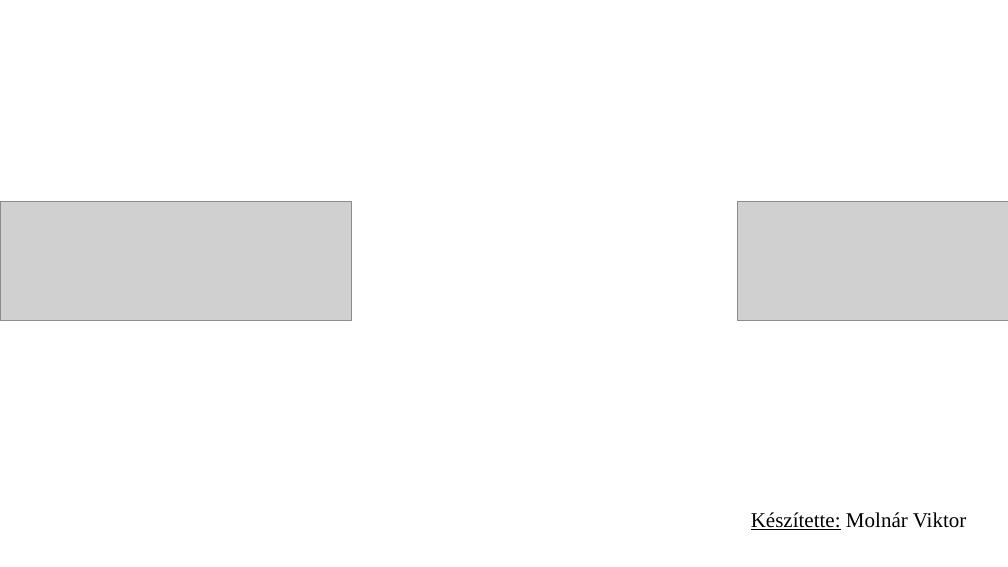
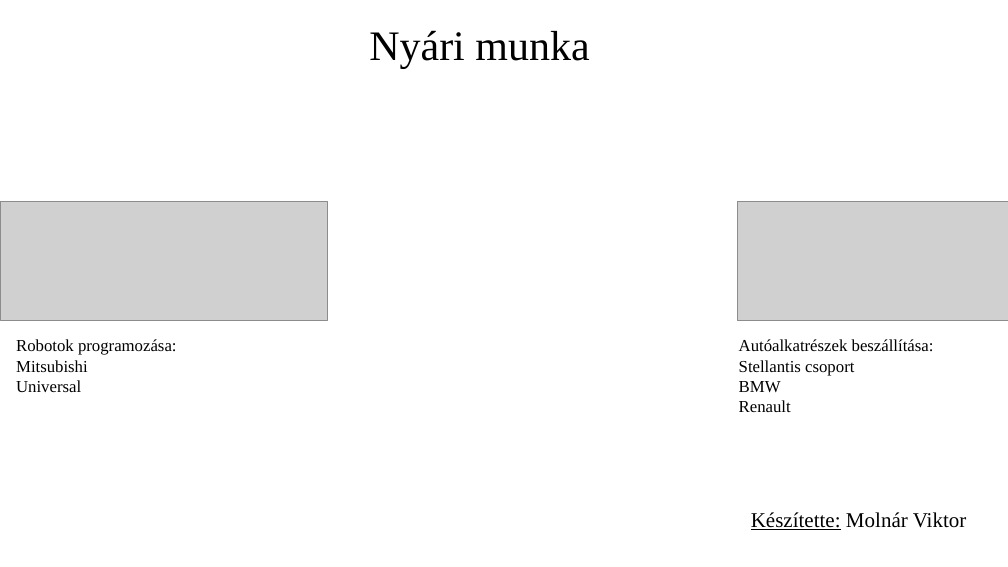
Before and after one commit to Logfer/Hepenix-ppt, a slide deck: slide 1 of Heppenix(Valeo).pptx. Drawn at 1008x567 pixels with LibreOffice and Linux fonts; fonts in the diff are those of the drawing; grey boxes stand for pictures; background and template pictures are left out. Boxes give left, top, right and bottom in pixels: in the first picture for what was removed or moved away, otherwise in the second. Text is boxed around its words. In the diff, an @@ line names an element or a change of style, - is before the commit and + after.

```diff
--- a/Heppenix(Valeo).pptx
+++ b/Heppenix(Valeo).pptx
@@ text added at (x1=369, y1=30, x2=589, y2=69), 40 pt, text #000000 @@
+Nyári munka
@@ picture resized from (x1=0, y1=201, x2=352, y2=320) to (x1=0, y1=201, x2=328, y2=320) @@
@@ text added at (x1=16, y1=339, x2=177, y2=392), 16 pt, text #000000 @@
+Robotok programozása:
+Mitsubishi
+Universal
@@ text added at (x1=739, y1=339, x2=934, y2=412), 16 pt, text #000000 @@
+Autóalkatrészek beszállítása:
+Stellantis csoport
+BMW
+Renault
```
Also in this commit, not shown: 3 slides added.
